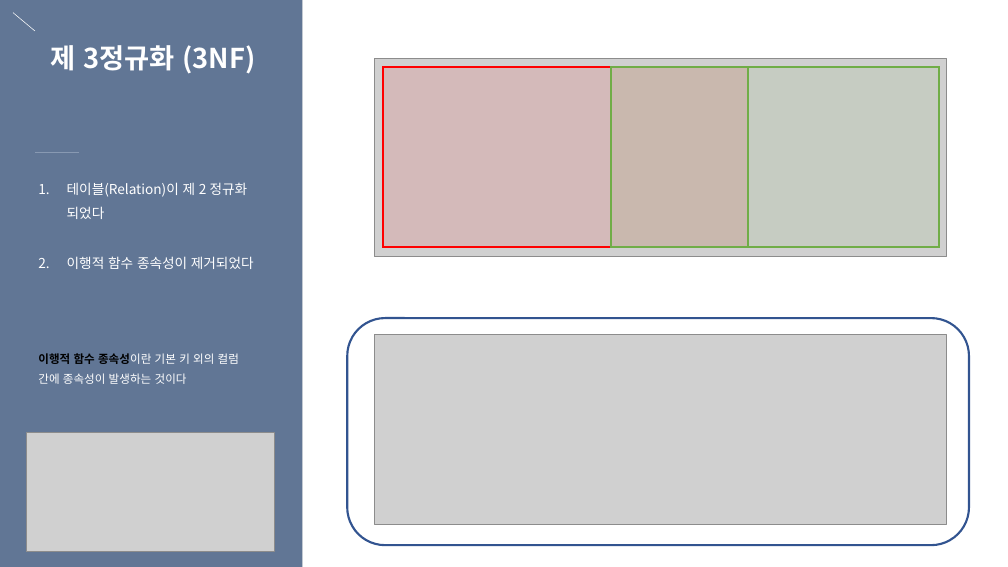
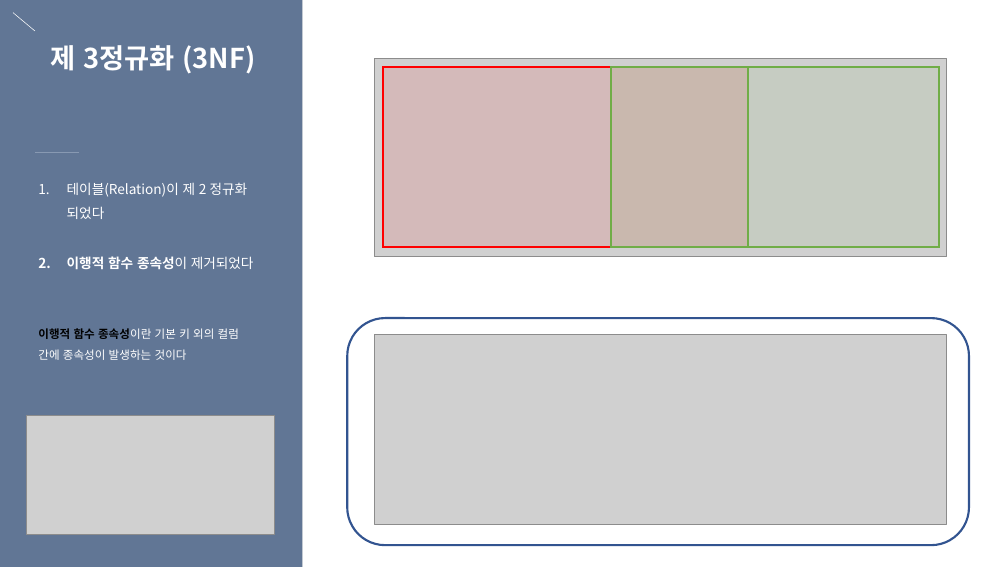
Before and after one commit to eunbee-kim/dmsql1471, a slide deck: slide 5 of 교육/5주차_DB정규화_반정규화_서버인증_세션과쿠키.pptx. Drawn at 1008x567 pixels with LibreOffice and Linux fonts; fonts in the diff are those of the drawing; grey boxes stand for pictures. Boxes give left, top, right and bottom in pixels: in the first picture for what was removed or moved away, otherwise in the second. Text is boxed around its words. In the diff, an @@ line names an element or a change of style, - is before the commit and + after.

```diff
--- a/교육/5주차_DB정규화_반정규화_서버인증_세션과쿠키.pptx
+++ b/교육/5주차_DB정규화_반정규화_서버인증_세션과쿠키.pptx
@@ text at <box>67,256,254,269</box>: bold on in "이행적 함수 종속성이" @@
@@ picture: place and size @@
-picture at <box>26,433,274,552</box>
+picture at <box>26,415,274,535</box>
```
Also in this commit, not shown: 8 other slides changed, 4 slides added.
